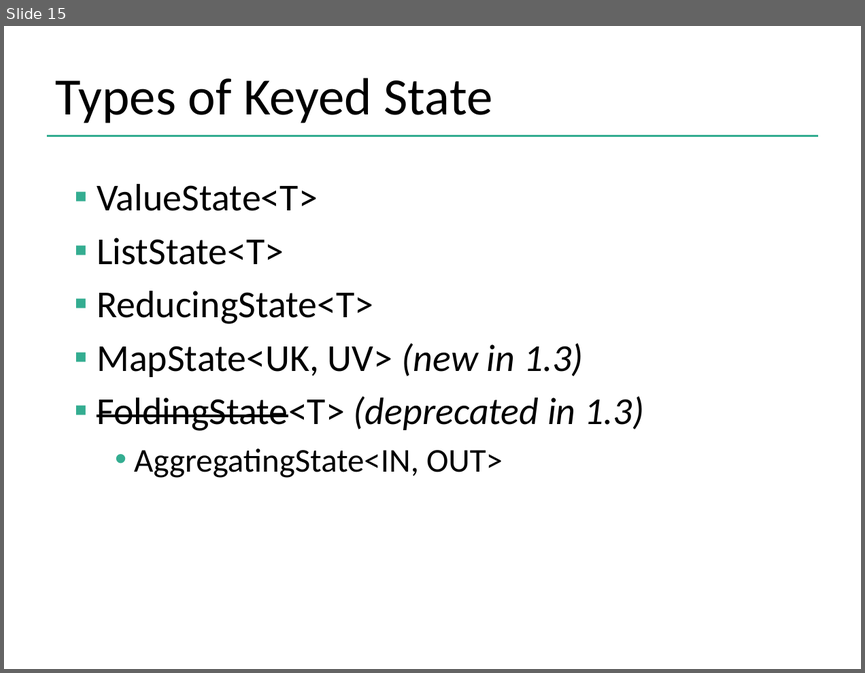
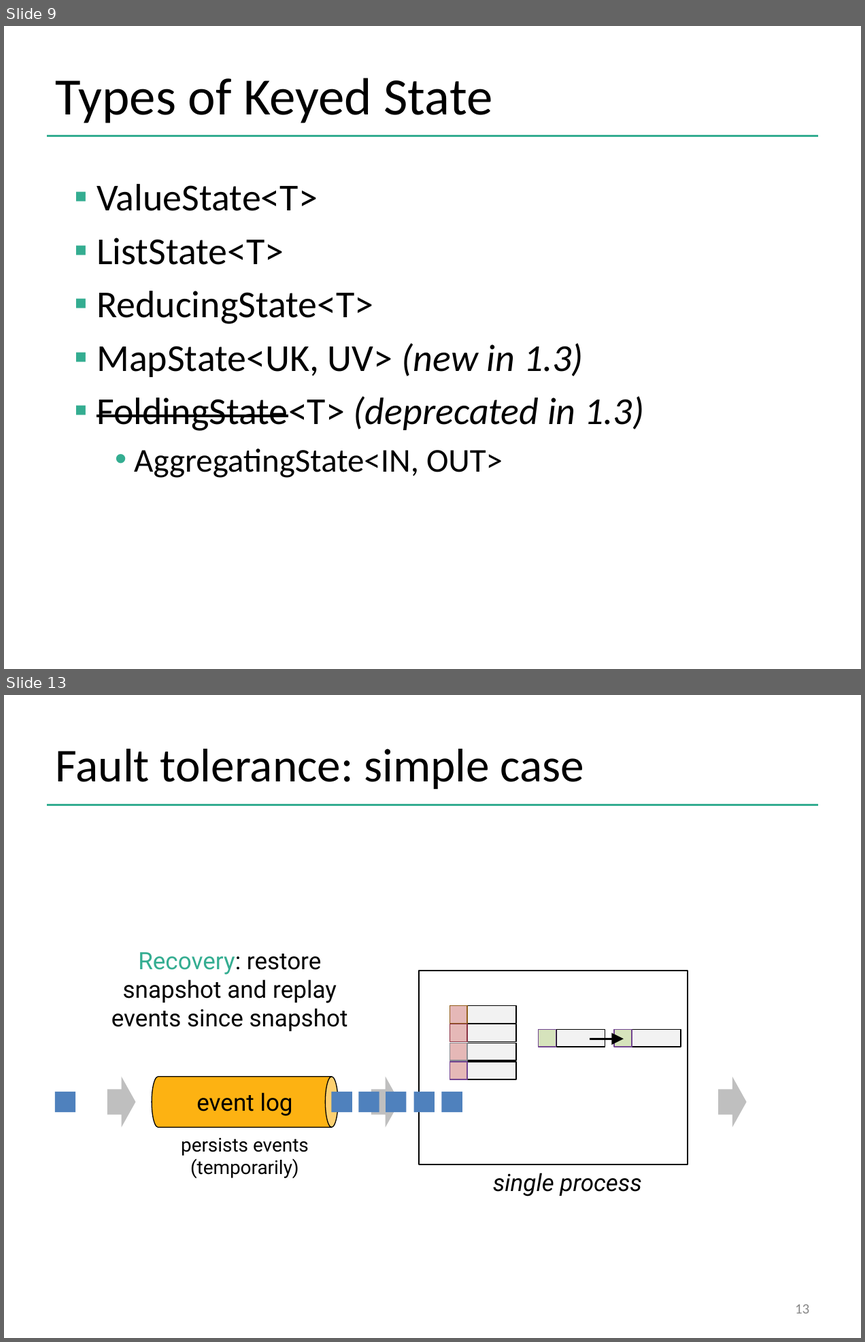
Before and after one commit to dataArtisans/flink-training-web, a slide deck: slides/flink_stream_statefulOps.pptx. Shown one above the other, each under a label of ours: slide 15 before the commit, slides 9 and 13 after it; the slides between them are not shown. The pictures are 865x673 and 865x1342 pixels, drawn with LibreOffice and Linux fonts; fonts in the diff are those of the drawing; background and template pictures are left out. Boxes give left, top, right and bottom in pixels: in the first picture for what was removed or moved away, otherwise in the second. Text is boxed around its words. In the diff, an @@ line names an element or a change of style, - is before the commit and + after.

```diff
--- a/slides/flink_stream_statefulOps.pptx
+++ b/slides/flink_stream_statefulOps.pptx
@@ slide 13 added at (4, 695, 861, 1338), background #FFFFFF; not listed: 1 template element that a slide beside it also shows @@
@@ title added at (56, 749, 584, 790), 39.6 pt, text #000000 @@
+Fault tolerance: simple case
@@ text added at (111, 952, 348, 1031), 20 pt, text #000000 @@
+Recovery: restore snapshot and replay events since snapshot
@@ group added at (419, 971, 687, 1164): 13 rectangles, 1 arrow @@
@@ right arrow added at (107, 1076, 136, 1127), fill #BFBFBF @@
@@ cylinder added at (152, 1076, 337, 1127), fill #FDB212, outline #000000 0.75 pt @@
@@ right arrow added at (372, 1076, 400, 1127), fill #BFBFBF @@
@@ right arrow added at (718, 1076, 746, 1127), fill #BFBFBF @@
@@ rectangle added at (54, 1091, 75, 1113), fill #4F81BD @@
@@ text added at (196, 1092, 293, 1116), 20 pt, text #000000 @@
+event log
@@ group added at (331, 1091, 462, 1113): 5 rectangles @@
@@ text added at (181, 1138, 309, 1178), 16 pt, text #000000 @@
+persists events
+(temporarily)
@@ text added at (493, 1172, 642, 1196), 20 pt, text #000000, italic @@
+single process
@@ page number added at (795, 1304, 809, 1313), 12 pt, text #888888 @@
+13
@@ what was slide 15 is now slide 9 @@
```
Also in this commit, not shown: 4 slides changed, 16 other slides added, 1 slide removed, 6 other files.
